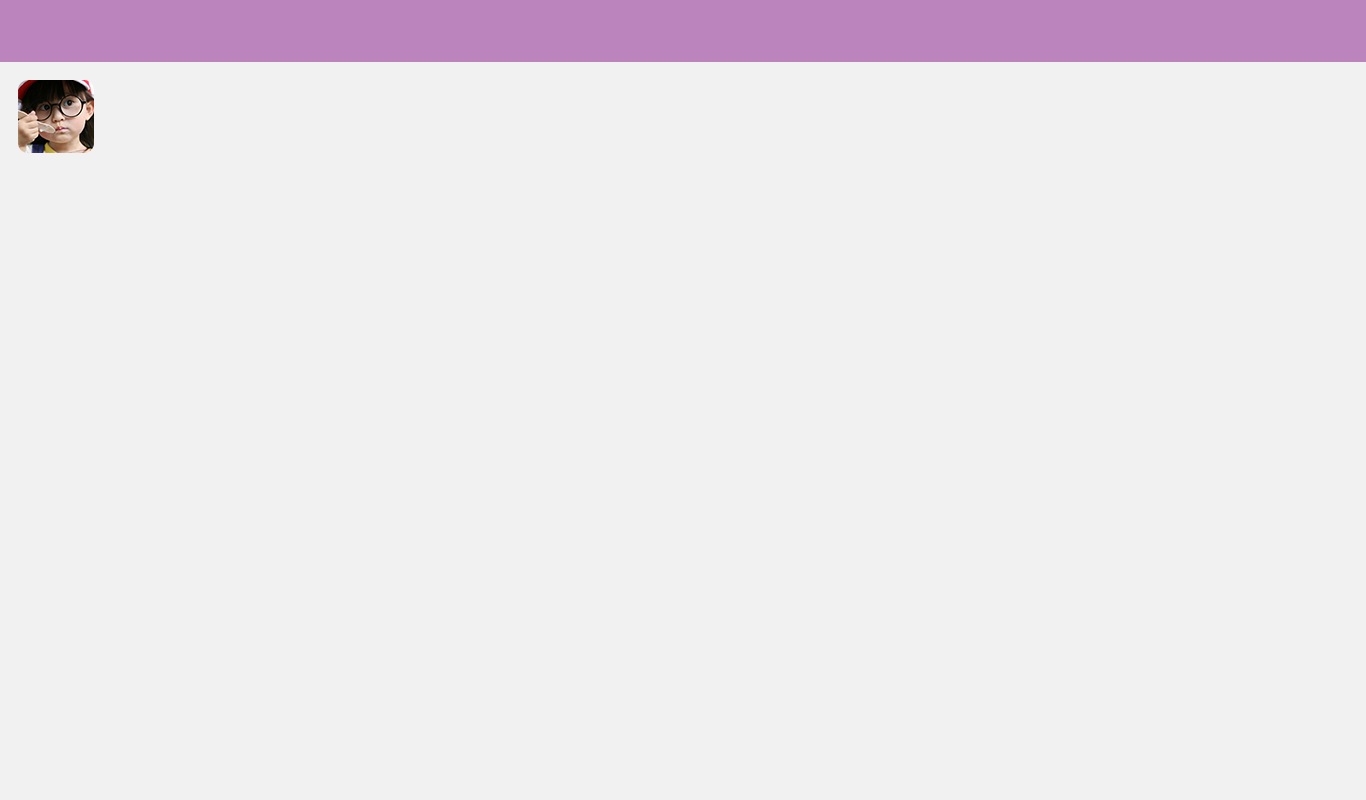
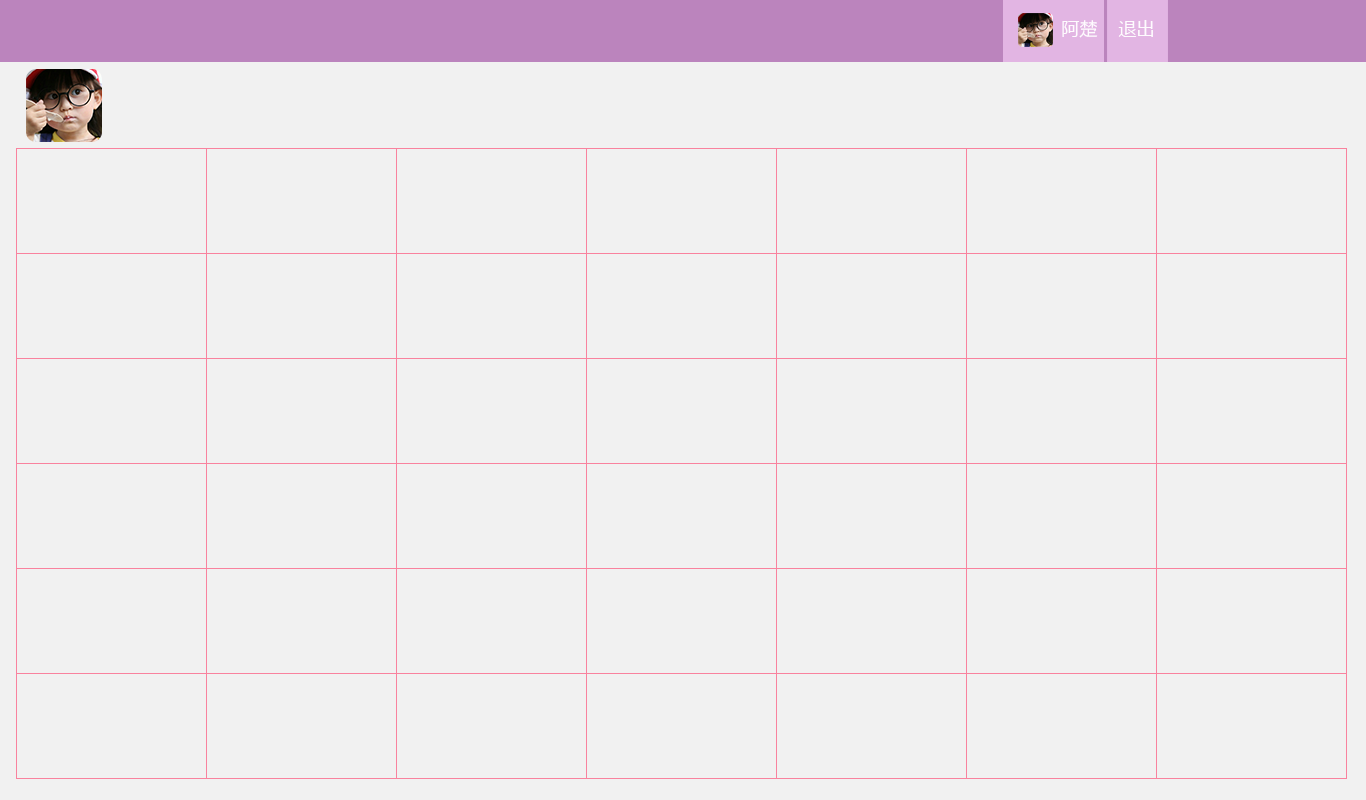
The second 1366 × 800 image is a revision of the first. Changes to its layers:
added group "主体" with 48 layers above "头部" over [16, 148, 1347, 779]
added group "日历6" with 7 layers in group "主体" over [16, 673, 1347, 779]
added layer "图层 1 副本 6" (1st of 6, in "主体" › "日历6") in group "日历6" over [1156, 673, 1347, 779]
added layer "图层 1 副本 5" (1st of 6, in "主体" › "日历6") in group "日历6" over [966, 673, 1157, 779]
added layer "图层 1 副本 4" (1st of 6, in "主体" › "日历6") in group "日历6" over [776, 673, 967, 779]
added layer "图层 1 副本 3" (1st of 6, in "主体" › "日历6") in group "日历6" over [586, 673, 777, 779]
added layer "图层 1 副本 2" (1st of 6, in "主体" › "日历6") in group "日历6" over [396, 673, 587, 779]
added layer "图层 1 副本" (1st of 6, in "主体" › "日历6") in group "日历6" over [206, 673, 397, 779]
added layer "图层 1" (1st of 6, in "主体" › "日历6") in group "日历6" over [16, 673, 207, 779]
added group "日历5" with 7 layers in group "主体" over [16, 568, 1347, 674]
added layer "图层 1 副本 6" (2nd of 6, in "主体" › "日历5") in group "日历5" over [1156, 568, 1347, 674]
added layer "图层 1 副本 5" (2nd of 6, in "主体" › "日历5") in group "日历5" over [966, 568, 1157, 674]
added layer "图层 1 副本 4" (2nd of 6, in "主体" › "日历5") in group "日历5" over [776, 568, 967, 674]
added layer "图层 1 副本 3" (2nd of 6, in "主体" › "日历5") in group "日历5" over [586, 568, 777, 674]
added layer "图层 1 副本 2" (2nd of 6, in "主体" › "日历5") in group "日历5" over [396, 568, 587, 674]
added layer "图层 1 副本" (2nd of 6, in "主体" › "日历5") in group "日历5" over [206, 568, 397, 674]
added layer "图层 1" (2nd of 6, in "主体" › "日历5") in group "日历5" over [16, 568, 207, 674]
added group "日历4" with 7 layers in group "主体" over [16, 463, 1347, 569]
added group "日历3" with 7 layers in group "主体" over [16, 358, 1347, 464]
added group "日历2" with 7 layers in group "主体" over [16, 253, 1347, 359]
added group "日历1" with 7 layers in group "主体" over [16, 148, 1347, 254]
…and 34 more changes (33 added, 1 moved_by, 1 renamed)
